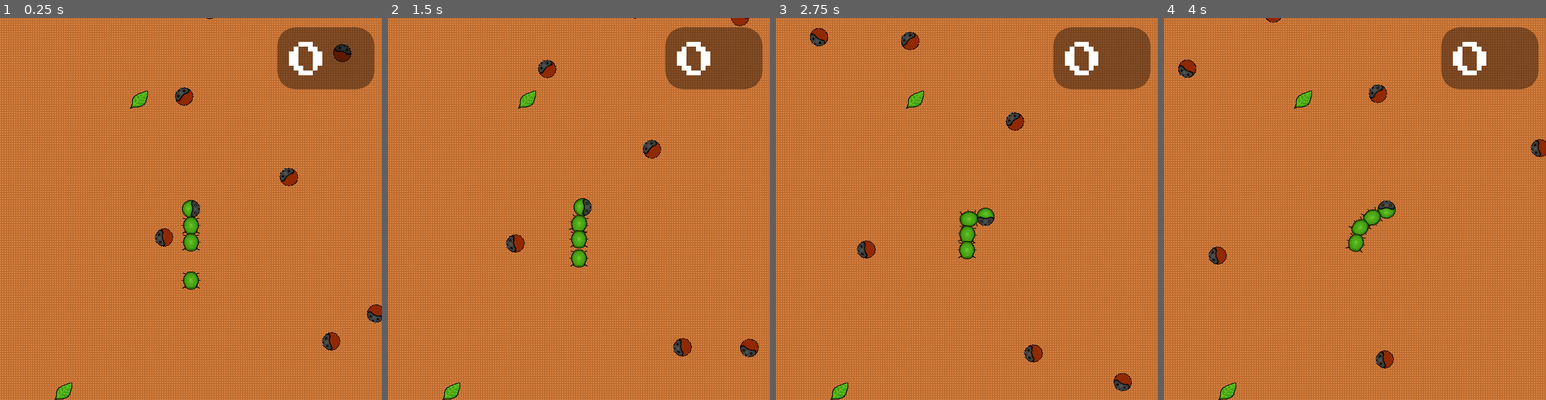
Above: before the commit, frames 1-4 (left to right).
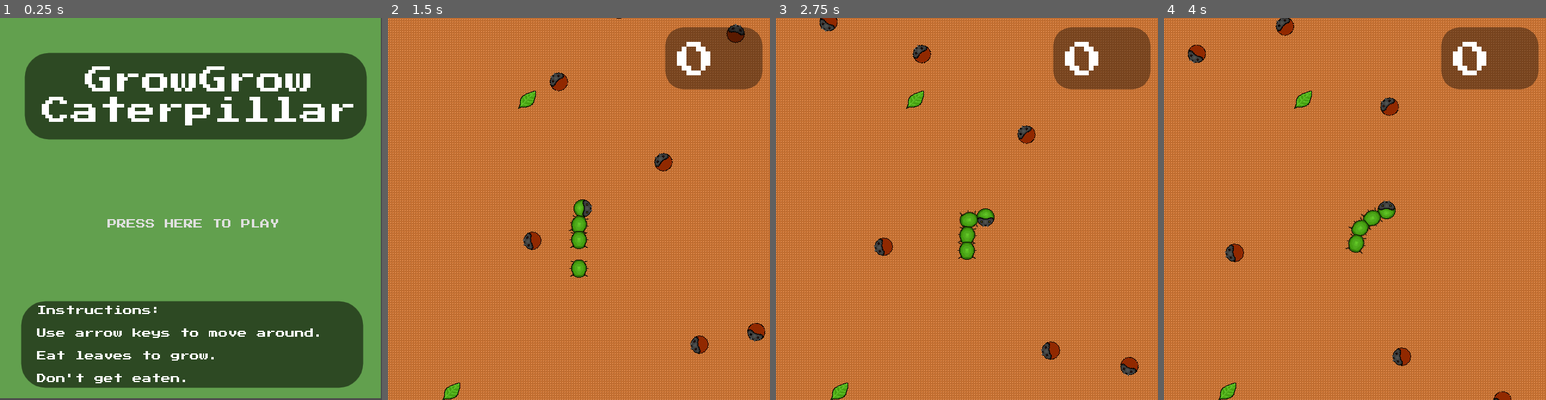
Above: after the commit, the same moments.

Repository: thatnick/grow-grow
Game: Godot game, scene res://scenes/Start.tscn
Two runs of this game, one before a commit and one after it. Both use one fixed random seed, a clock stepped at 60 frames per second and the inputs below. Before the commit the project starts from res://scenes/Main.tscn.
Inputs (mouse positions are in pixels of both pictures, inside the frame that each line leads up to):
- Up to frame 1 (0.25 s): no input
- Up to frame 2 (1.5 s): click (582, 224) at 0.5 s, where only the run after the commit has a clickable "PRESS HERE TO PLAY"; hold Right (ui_right) from 1.28 s (still down)
- Up to frame 3 (2.75 s): release Right (ui_right) at 2.03 s; hold Down (ui_down) from 2.03 s (still down)
- Up to frame 4 (4 s): release Down (ui_down) at 2.78 s; hold Right (ui_right) 2.78-3.53 s; hold Up (ui_up) from 3.53 s (still down)

The runs differ from the first frame. In frame 1, 100% of the frame differs, in the area x 0-100%, y 0-100%; in frame 2, 2.4%; in frame 3, 2.3%; in frame 4, 2.1%.

Commit message:
Make Start menu default start scene

Diff:
--- a/project.godot
+++ b/project.godot
@@ -11,7 +11,7 @@
 [application]
 
 config/name="spring_jam"
-run/main_scene="res://scenes/Main.tscn"
+run/main_scene="res://scenes/Start.tscn"
 
 [display]
 
--- a/scenes/Start.tscn
+++ b/scenes/Start.tscn
@@ -1,5 +1,6 @@
-[gd_scene load_steps=6 format=2]
+[gd_scene load_steps=7 format=2]
 
+[ext_resource path="res://scripts/PlayButton.gd" type="Script" id=1]
 [ext_resource path="res://fonts/PressStart2P-Regular.ttf" type="DynamicFontData" id=2]
 
 [sub_resource type="StyleBoxFlat" id=1]
@@ -25,7 +26,8 @@
 }
 
 [node name="ColorRect" type="ColorRect" parent="."]
-margin_right = 639.0
+margin_left = -1.25995
+margin_right = 637.74
 margin_bottom = 637.0
 color = Color( 0.388235, 0.631373, 0.309804, 1 )
 __meta__ = {
@@ -77,10 +79,19 @@
 
 Don't get eaten."
 
-[node name="Button" type="Button" parent="."]
+[node name="PlayButton" type="Button" parent="."]
 margin_left = 165.859
-margin_top = 294.881
+margin_top = 293.621
 margin_right = 482.859
-margin_bottom = 396.881
+margin_bottom = 395.621
 custom_fonts/font = SubResource( 4 )
-text = "PRESS TO PLAY"
+custom_colors/font_color_hover = Color( 0, 0, 0, 1 )
+custom_colors/font_color_pressed = Color( 1, 0.992157, 0, 1 )
+text = "PRESS HERE TO PLAY"
+flat = true
+script = ExtResource( 1 )
+__meta__ = {
+"_edit_use_anchors_": false
+}
+
+[connection signal="pressed" from="PlayButton" to="PlayButton" method="_on_PlayButton_pressed"]
--- /dev/null
+++ b/scripts/PlayButton.gd
@@ -0,0 +1,8 @@
+extends Button
+
+
+
+
+func _on_PlayButton_pressed():
+	get_tree().change_scene("res://scenes/Main.tscn")
+	pass # Replace with function body.
